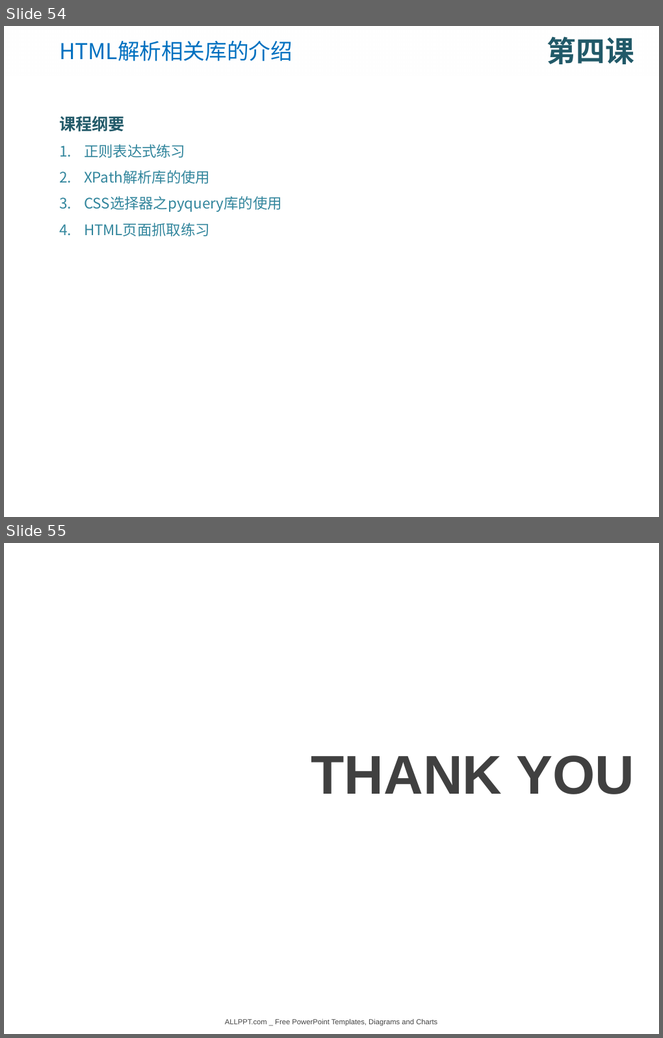
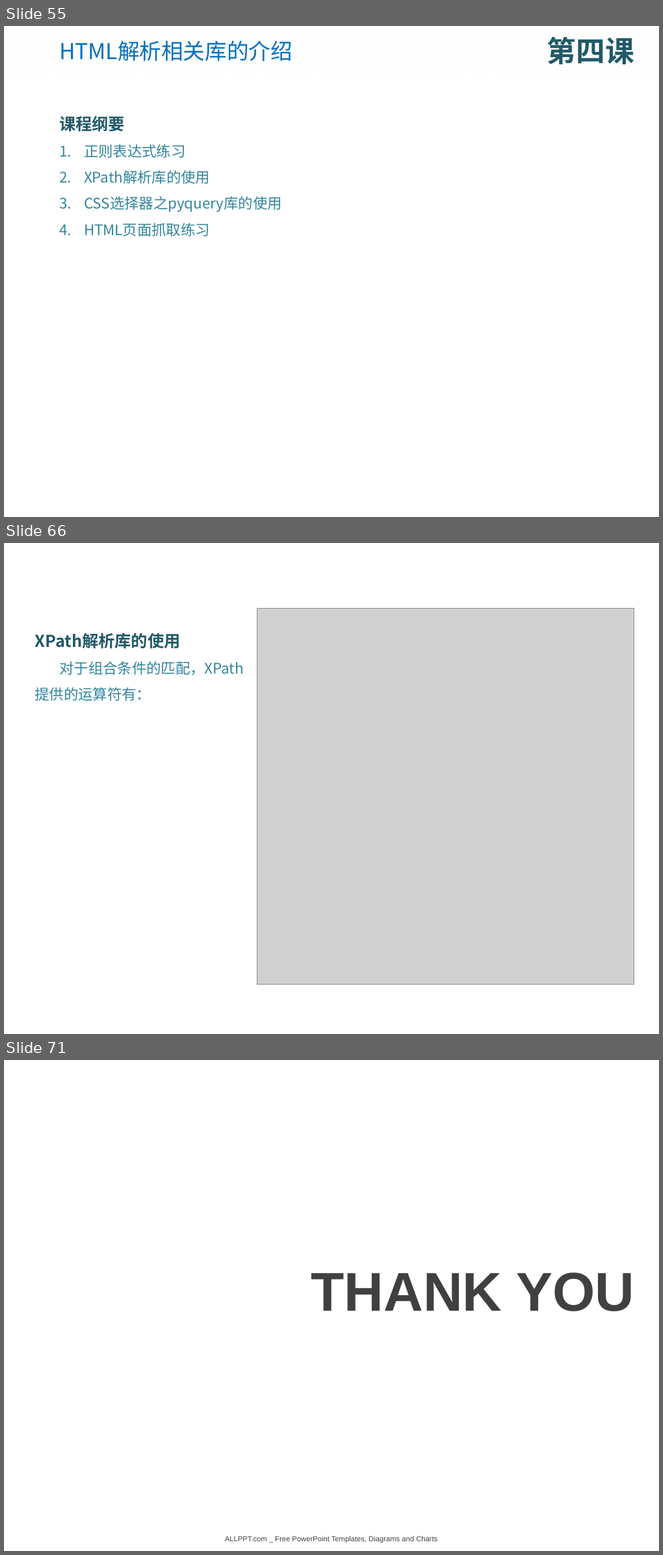
Before and after one commit to DataScienceCoding/Python-Web-Crawler, a slide deck: Python-Web-Crawler.pptx. Shown one above the other, each under a label of ours: slides 54 and 55 before the commit, slides 55, 66 and 71 after it; the slides between them are not shown. The pictures are 663x1038 and 663x1555 pixels, drawn with LibreOffice and Linux fonts; fonts in the diff are those of the drawing; grey boxes stand for pictures; background and template pictures are left out. Boxes give left, top, right and bottom in pixels: in the first picture for what was removed or moved away, otherwise in the second. Text is boxed around its words. In the diff, an @@ line names an element or a change of style, - is before the commit and + after.

```diff
--- a/Python-Web-Crawler.pptx
+++ b/Python-Web-Crawler.pptx
@@ slide 66 added at bbox=[4, 543, 659, 1034], background picture (left out) @@
@@ picture added at bbox=[257, 608, 634, 984] @@
@@ text added at bbox=[35, 633, 243, 675], 16 pt, text #31859C @@
+XPath解析库的使用
+对于组合条件的匹配，XPath提供的运算符有：
@@ what was slide 54 is now slide 55 @@
@@ what was slide 55 is now slide 71 @@
```
Also in this commit, not shown: 4 slides changed, 15 other slides added, 8 other files.
